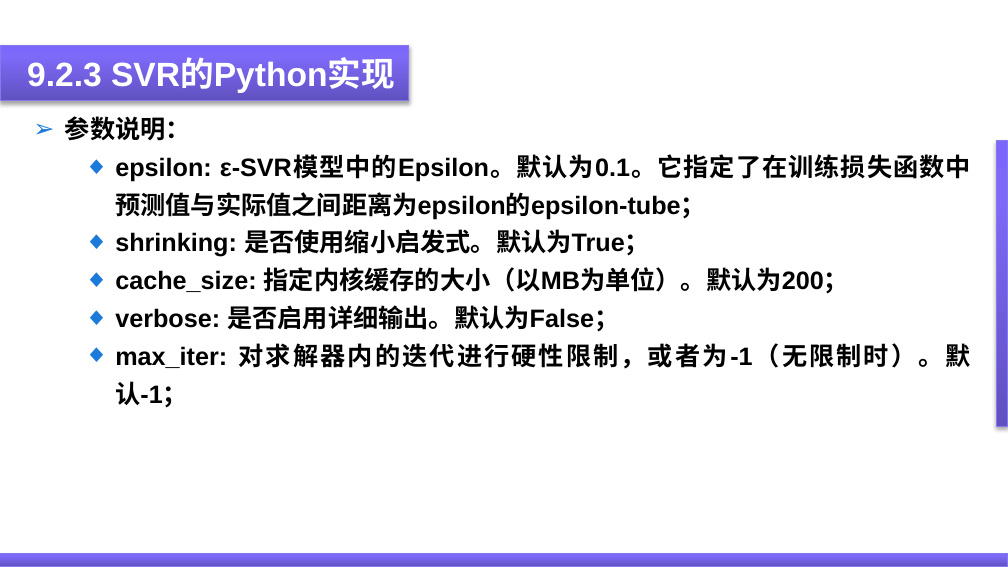
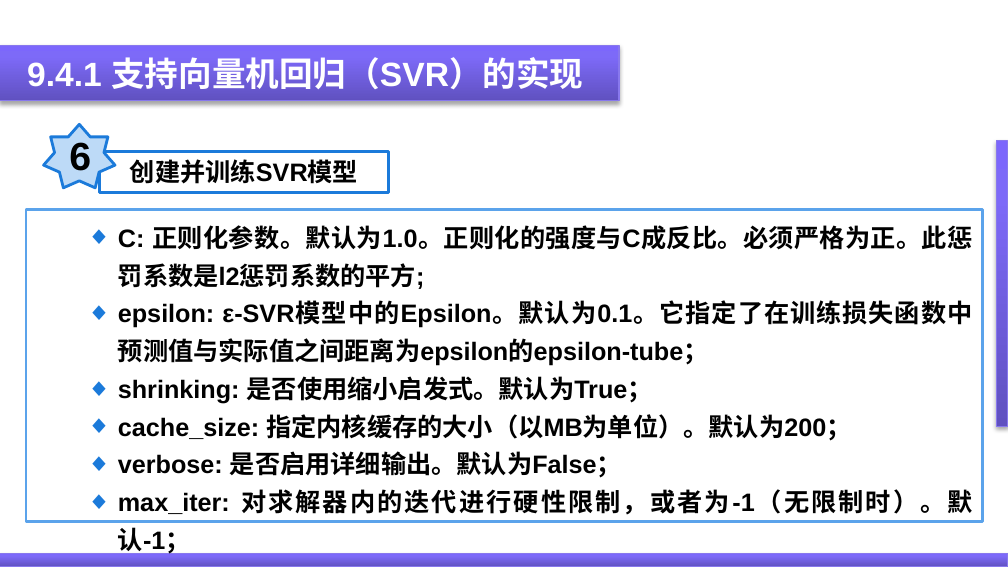
Before and after one commit to ygydq/zncgqjssg, a slide deck: slide 61 of PPT/第9章 支持向量机及其在智能传感器系统中的应用.pptx (slide 59 before the commit). Drawn at 1008x567 pixels with LibreOffice and Linux fonts; fonts in the diff are those of the drawing. Boxes give left, top, right and bottom in pixels: in the first picture for what was removed or moved away, otherwise in the second. Text is boxed around its words. In the diff, an @@ line names an element or a change of style, - is before the commit and + after.

```diff
--- a/PPT/第9章 支持向量机及其在智能传感器系统中的应用.pptx
+++ b/PPT/第9章 支持向量机及其在智能传感器系统中的应用.pptx
@@ rectangle: place and size @@
-rectangle at bbox=[0, 45, 409, 101]
+rectangle at bbox=[0, 45, 619, 101]
@@ text removed at bbox=[27, 59, 395, 93] @@
-9.2.3 SVR的Python实现
@@ text added at bbox=[27, 57, 583, 95], 24 pt, text #FFFFFF, bold @@
+9.4.1 支持向量机回归（SVR）的实现
@@ star added at bbox=[43, 124, 115, 187], fill #BDDAF7, outline #1B7ADA 2 pt, 28 pt, text #000000, bold @@
+6
@@ rectangle added at bbox=[99, 151, 388, 192], fill #FFFFFF, outline #1B7ADA 2 pt, 18 pt, text #000000, bold @@
+创建并训练SVR模型
@@ rectangle "C: 正则化参数。默认为1.0。正则化的强度与C成反比。必须严格为正。此惩罚系数是l2惩罚系数的平方;": place and size @@
-rectangle "C: 正则化参数。默认为1.0。正则化的强度与C成反比。必须严格为正。此惩罚系数是l2惩罚系数的平方;" at bbox=[65, 116, 971, 369]
+rectangle "C: 正则化参数。默认为1.0。正则化的强度与C成反比。必须严格为正。此惩罚系数是l2惩罚系数的平方;" at bbox=[26, 210, 983, 522]
@@ rectangle "C: 正则化参数。默认为1.0。正则化的强度与C成反比。必须严格为正。此惩罚系数是l2惩罚系数的平方;" at bbox=[26, 210, 983, 522]: fill none to #FFFFFF; outline none to #5BA3EB 2 pt @@
@@ text in rectangle at bbox=[118, 225, 972, 289]: text changed @@
-➢ 参数说明：
+  ◆ C: 正则化参数。默认为1.0。正则化的强度与C成反比。必须严格为正。此惩罚系数是l2惩罚系数的平方;
```
Also in this commit, not shown: 6 other slides changed, 27 slides added, 14 slides removed, 1 other file.
